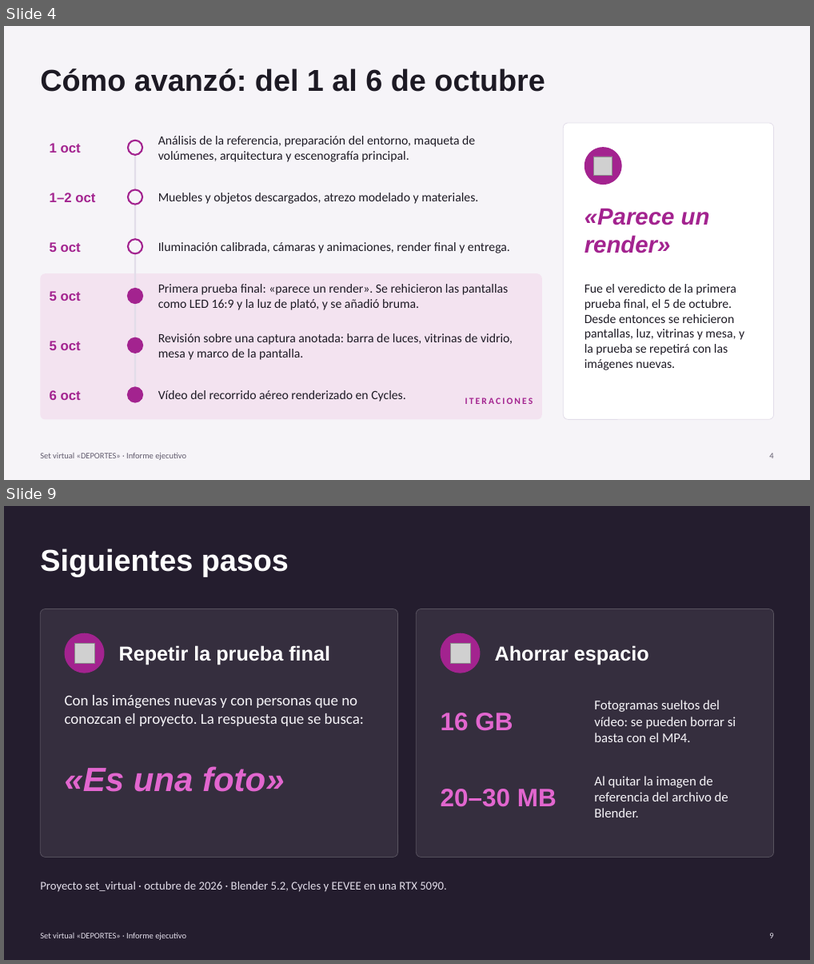
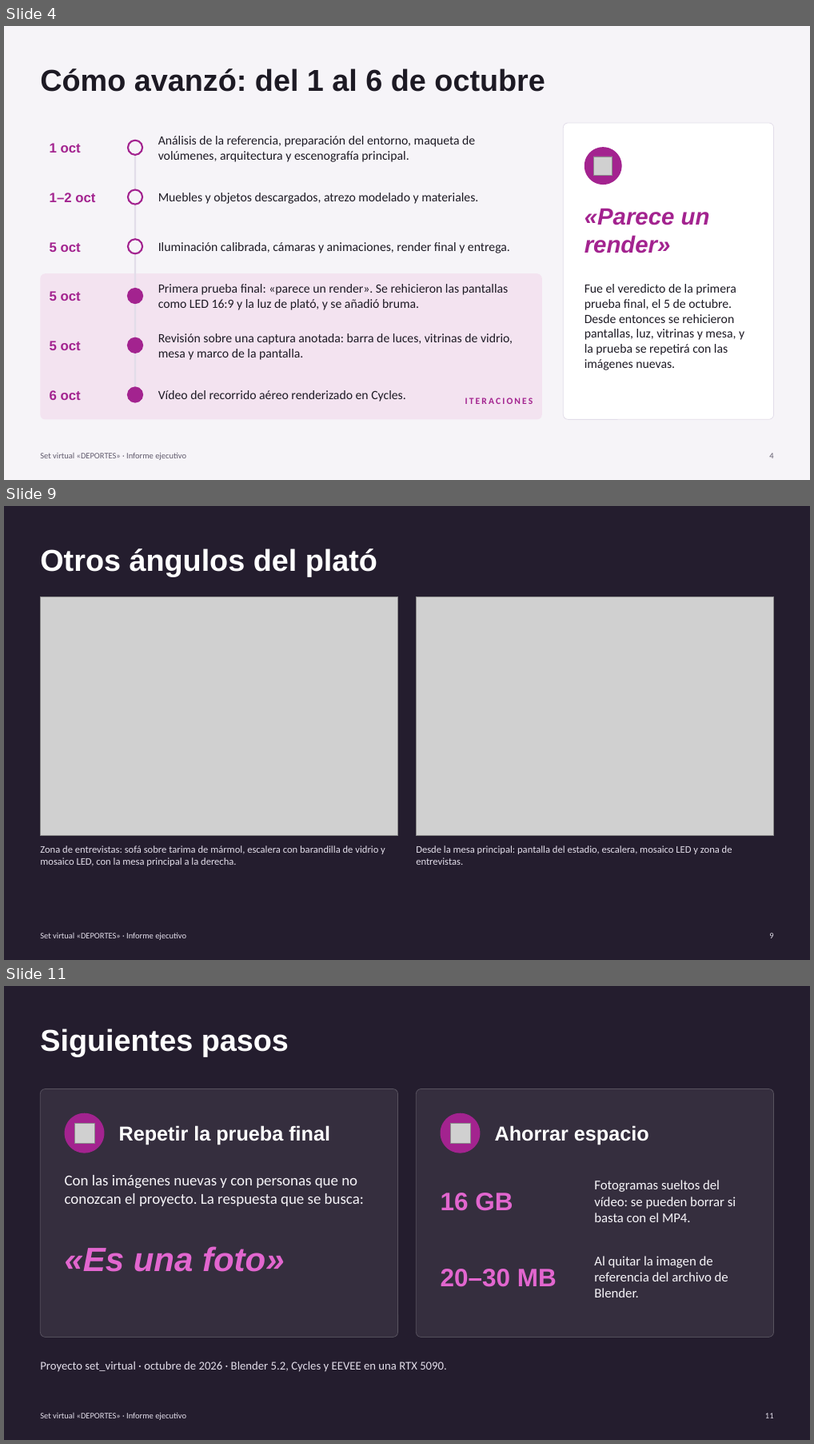
Before and after one commit to BarbaraParraEspinoza/other, a slide deck: set_virtual_deportes.pptx. Shown one above the other, each under a label of ours: slides 4 and 9 before the commit, slides 4, 9 and 11 after it; the slides between them are not shown. The pictures are 814x964 and 814x1444 pixels, drawn with LibreOffice and Linux fonts; fonts in the diff are those of the drawing; grey boxes stand for pictures. Boxes give left, top, right and bottom in pixels: in the first picture for what was removed or moved away, otherwise in the second. Text is boxed around its words. In the diff, an @@ line names an element or a change of style, - is before the commit and + after.

```diff
--- a/set_virtual_deportes.pptx
+++ b/set_virtual_deportes.pptx
@@ slide 9 added at [4,506,810,960], background #241D2E; not listed: 1 template element that a slide beside it also shows @@
@@ title added at [40,548,378,576], 36 pt, text #FFFFFF, bold @@
+Otros ángulos del plató
@@ picture added at [40,596,398,835] @@
@@ picture added at [417,596,774,835] @@
@@ text added at [40,845,386,866], 12 pt, text #E2DDE9 @@
+Zona de entrevistas: sofá sobre tarima de mármol, escalera con barandilla de vidrio y mosaico LED, con la mesa principal a la derecha.
@@ text added at [416,845,733,864], 12 pt, text #E2DDE9 @@
+Desde la mesa principal: pantalla del estadio, escalera, mosaico LED y zona de entrevistas.
@@ page number added at [770,932,774,938], 10 pt, text #E2DDE9 @@
+9
@@ what was slide 9 is now slide 11 @@
@@ page number at [766,1412,774,1418]: text changed @@
-9
+11
```
Also in this commit, not shown: 2 slides changed, 1 other slide added.
